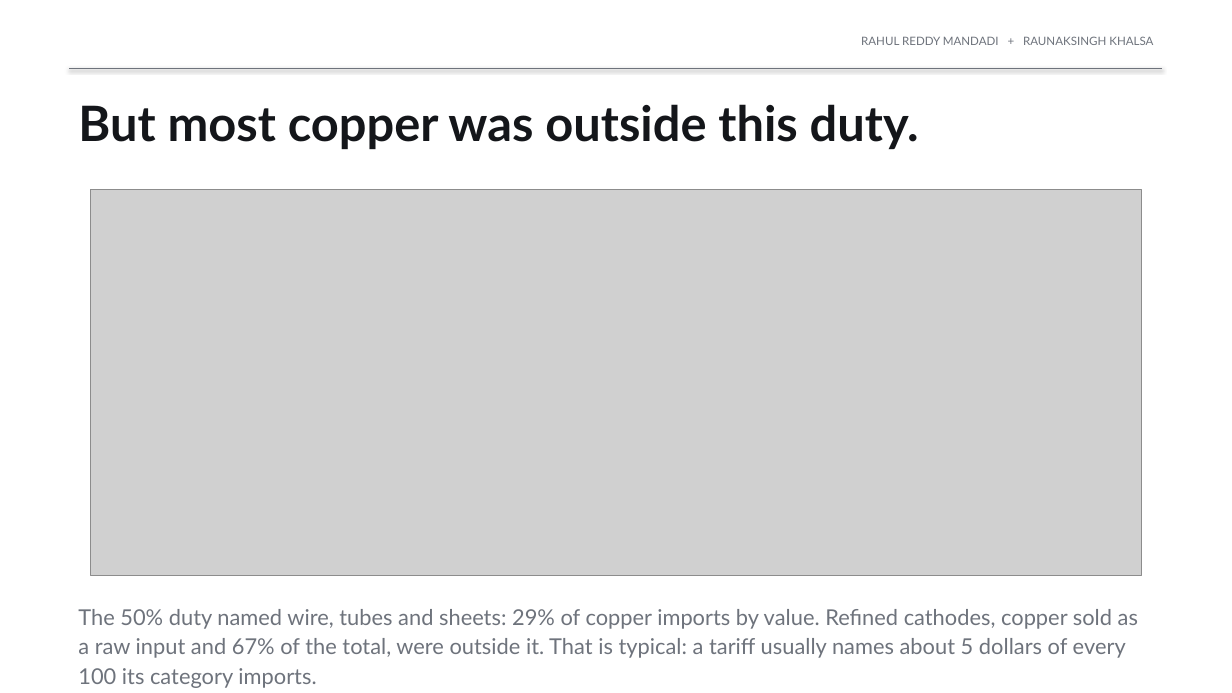
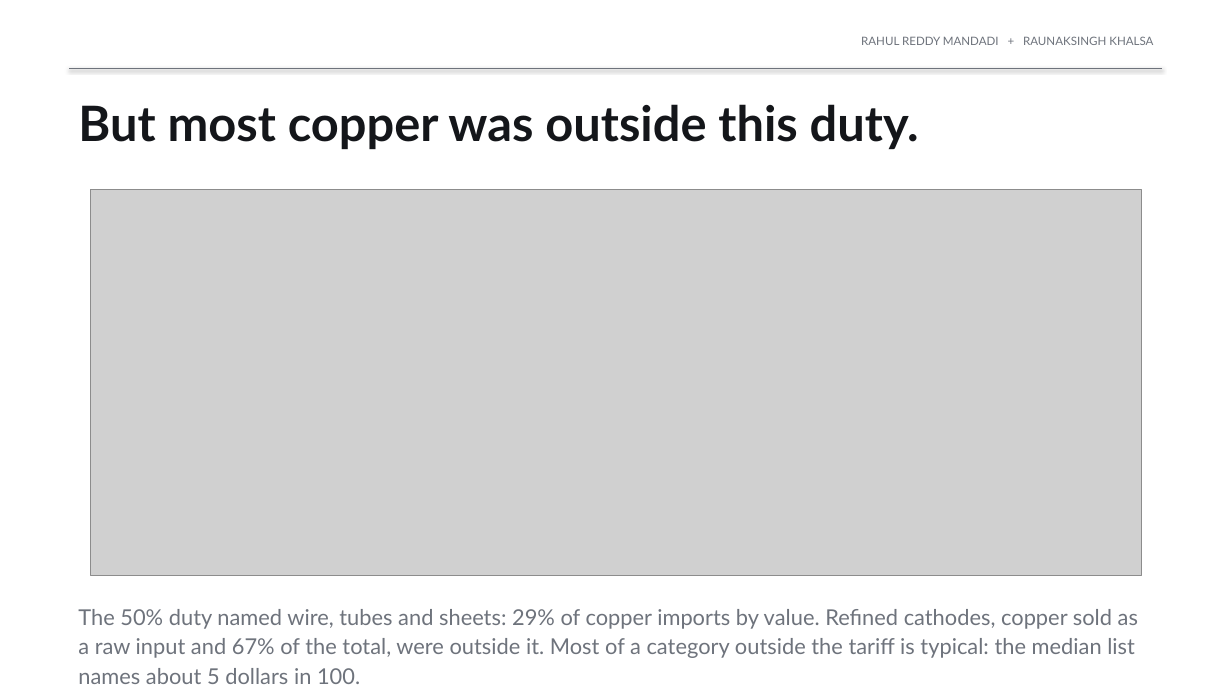
Before and after one commit to rahul-mandadi/tariff-rush, a slide deck: slide 3 of slides/Mandadi_Khalsa_Final_Presentation.pptx. Drawn at 1232x693 pixels with LibreOffice and Linux fonts; fonts in the diff are those of the drawing; grey boxes stand for pictures. Boxes give left, top, right and bottom in pixels: in the first picture for what was removed or moved away, otherwise in the second. Text is boxed around its words. In the diff, an @@ line names an element or a change of style, - is before the commit and + after.

```diff
--- a/slides/Mandadi_Khalsa_Final_Presentation.pptx
+++ b/slides/Mandadi_Khalsa_Final_Presentation.pptx
@@ text at [78,609,1138,684]: text changed @@
-The 50% duty named wire, tubes and sheets: 29% of copper imports by value. Refined cathodes, copper sold as a raw input and 67% of the total, were outside it. That is typical: a tariff usually names about 5 dollars of every 100 its category imports.
+The 50% duty named wire, tubes and sheets: 29% of copper imports by value. Refined cathodes, copper sold as a raw input and 67% of the total, were outside it. Most of a category outside the tariff is typical: the median list names about 5 dollars in 100.
```
Also in this commit, not shown: 1 other slide changed, 7 other files.
